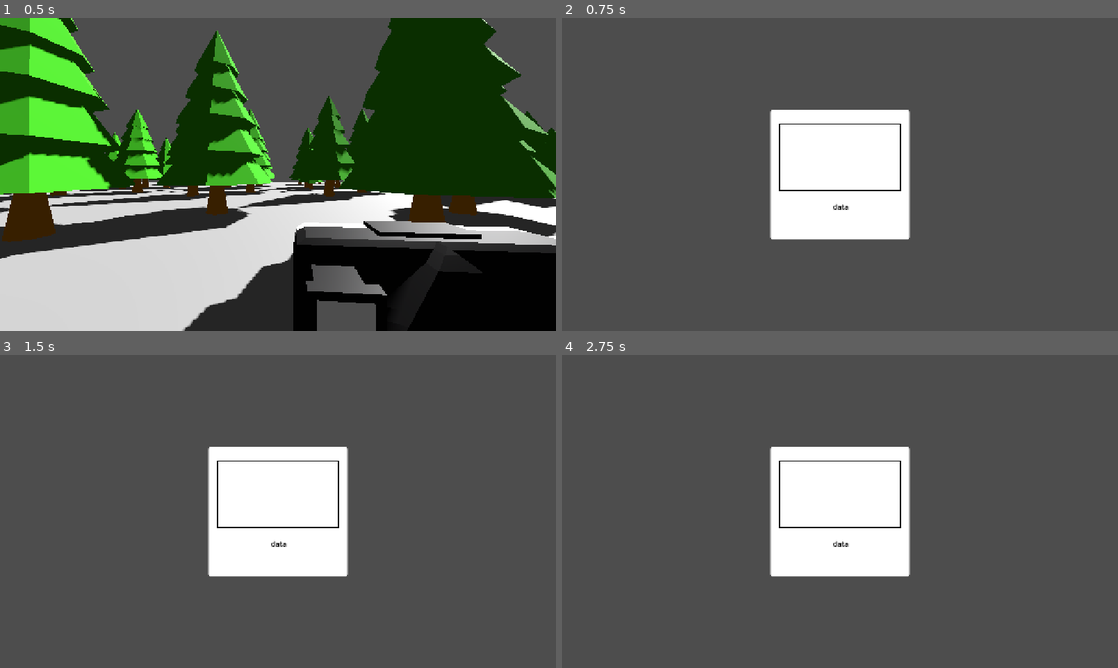
Above: before the commit, frames 1-4 (two rows, left to right).
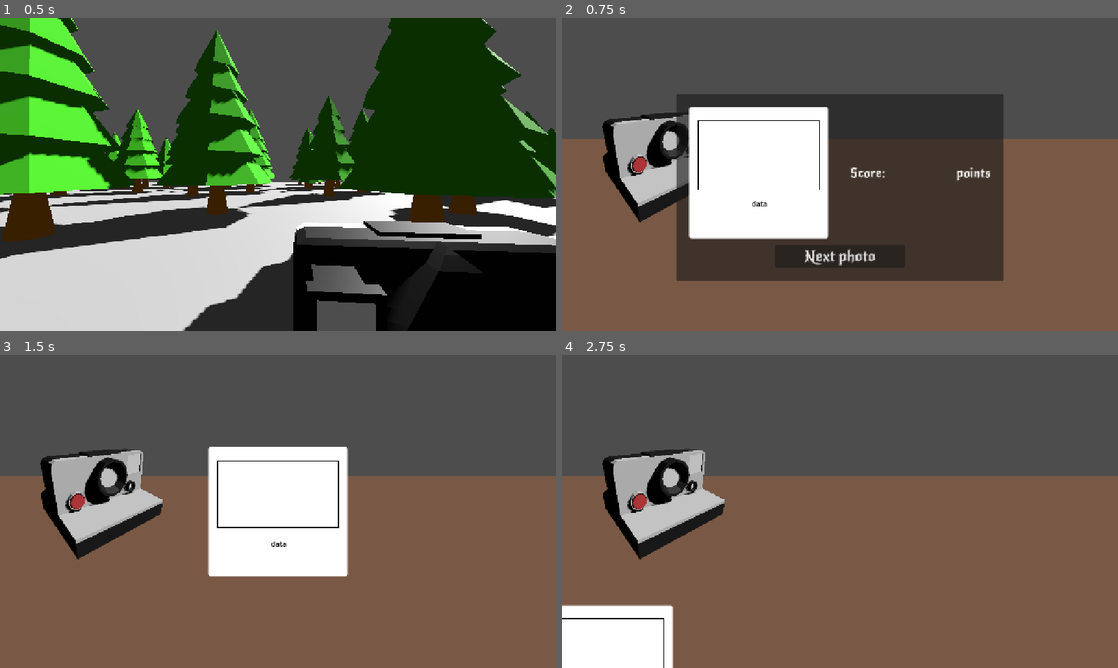
Above: after the commit, the same moments.

Repository: Chrisieee/godot-wild-jam-game-retro
Game: Godot game, scene res://scenes/level_1.tscn
Two runs of this game, one before a commit and one after it. Both use one fixed random seed, a clock stepped at 60 frames per second and the inputs below.
Inputs (mouse positions are in pixels of both pictures, inside the frame that each line leads up to):
- Up to frame 1 (0.5 s): no input
- Up to frame 2 (0.75 s): tap Enter (develop) at 0.5 s; move the mouse to (962, 158) at 0.52 s; hold D (right) from 0.53 s (still down); hold Right mouse button (camera) from 0.53 s (still down); click (962, 158) at 0.67 s
- Up to frame 3 (1.5 s): tap Enter (develop) at 0.8 s; release D (right) at 1.25 s; release Right mouse button (camera) at 1.25 s; click (278, 592) at 1.25 s, where only the run after the commit has a clickable "Next photo"
- Up to frame 4 (2.75 s): tap Space (photo) at 2, 2.3 s; move the mouse to (728, 527) at 2.02 s; hold S (back) from 2.03 s (still down); tap Enter (develop) at 2.1 s; click (728, 527) at 2.17 s

Frame 1 is identical in both runs. In frame 2, 66% of the frame differs, in the area x 0-100%, y 24-100%; in frame 3, 55%; in frame 4, 65%.
Error before the commit: Out of bounds get index '0' (on base: 'Array[PhotoData]') (res://scripts/develop/developManager.gd:9)

Commit message:
update score mechanic

Diff:
--- a/parts/player.tscn
+++ b/parts/player.tscn
@@ -90,10 +90,7 @@
 [node name="camera" type="Node3D" parent="head" unique_id=709149958]
 script = ExtResource("2_aaff8")
 
-[node name="RayCast3D" type="RayCast3D" parent="head" unique_id=1831728318]
-
 [node name="SubViewport" type="SubViewport" parent="head" unique_id=426541060]
-transparent_bg = true
 size = Vector2i(1280, 720)
 render_target_update_mode = 4
 
--- /dev/null
+++ b/parts/polaroid.tscn
@@ -0,0 +1,108 @@
+[gd_scene format=3 uid="uid://ckjm0n2nq6wvt"]
+
+[ext_resource type="Script" uid="uid://cxdcb0m0nmrem" path="res://scripts/develop/polaroid.gd" id="1_crlut"]
+
+[sub_resource type="StyleBoxFlat" id="StyleBoxFlat_eq7tb"]
+bg_color = Color(1, 1, 1, 1)
+corner_radius_top_left = 5
+corner_radius_top_right = 5
+corner_radius_bottom_right = 5
+corner_radius_bottom_left = 5
+
+[sub_resource type="StyleBoxFlat" id="StyleBoxFlat_ptjpa"]
+bg_color = Color(1, 1, 1, 0.79607844)
+border_width_left = 2
+border_width_top = 2
+border_width_right = 2
+border_width_bottom = 2
+border_color = Color(0, 0, 0, 1)
+
+[sub_resource type="StyleBoxFlat" id="StyleBoxFlat_lfxu0"]
+bg_color = Color(1, 1, 1, 1)
+
+[sub_resource type="StyleBoxFlat" id="StyleBoxFlat_vqp5a"]
+bg_color = Color(0.6, 0.6, 0.6, 0)
+border_width_left = 2
+border_width_top = 2
+border_width_right = 2
+border_width_bottom = 2
+border_color = Color(0, 0, 0, 1)
+
+[sub_resource type="LabelSettings" id="LabelSettings_ag2cp"]
+font_color = Color(0, 0, 0, 1)
+
+[node name="polaroid" type="Panel" unique_id=1730847234]
+anchors_preset = 8
+anchor_left = 0.5
+anchor_top = 0.5
+anchor_right = 0.5
+anchor_bottom = 0.5
+offset_left = -160.0
+offset_top = -148.5
+offset_right = 160.0
+offset_bottom = 148.5
+grow_horizontal = 2
+grow_vertical = 2
+theme_override_styles/panel = SubResource("StyleBoxFlat_eq7tb")
+script = ExtResource("1_crlut")
+
+[node name="MarginContainer" type="MarginContainer" parent="." unique_id=301573806]
+layout_mode = 1
+anchors_preset = 15
+anchor_right = 1.0
+anchor_bottom = 1.0
+grow_horizontal = 2
+grow_vertical = 2
+theme_override_constants/margin_left = 20
+theme_override_constants/margin_top = 30
+theme_override_constants/margin_right = 20
+theme_override_constants/margin_bottom = 110
+
+[node name="Panel" type="Panel" parent="MarginContainer" unique_id=832132749]
+layout_mode = 2
+theme_override_styles/panel = SubResource("StyleBoxFlat_ptjpa")
+
+[node name="TextureRect" type="TextureRect" parent="MarginContainer/Panel" unique_id=645081713]
+layout_mode = 1
+anchors_preset = 15
+anchor_right = 1.0
+anchor_bottom = 1.0
+grow_horizontal = 2
+grow_vertical = 2
+expand_mode = 4
+stretch_mode = 5
+
+[node name="Overlay" type="Panel" parent="MarginContainer" unique_id=1063997656]
+layout_mode = 2
+theme_override_styles/panel = SubResource("StyleBoxFlat_lfxu0")
+
+[node name="Panel2" type="Panel" parent="MarginContainer/Overlay" unique_id=724729219]
+layout_mode = 0
+theme_override_styles/panel = SubResource("StyleBoxFlat_ptjpa")
+
+[node name="Panel2" type="Panel" parent="MarginContainer" unique_id=1927508825]
+layout_mode = 2
+theme_override_styles/panel = SubResource("StyleBoxFlat_vqp5a")
+
+[node name="Label" type="Label" parent="." unique_id=510211996]
+layout_mode = 0
+offset_left = 25.0
+offset_top = 200.0
+offset_right = 298.0
+offset_bottom = 245.0
+text = "data"
+label_settings = SubResource("LabelSettings_ag2cp")
+horizontal_alignment = 1
+vertical_alignment = 1
+
+[node name="polScoreLabel" type="Label" parent="." unique_id=1602016338]
+visible = false
+layout_mode = 0
+offset_left = 25.0
+offset_top = 245.0
+offset_right = 298.0
+offset_bottom = 290.0
+text = "data"
+label_settings = SubResource("LabelSettings_ag2cp")
+horizontal_alignment = 1
+vertical_alignment = 1
--- /dev/null
+++ b/parts/scoreLabel.tscn
@@ -0,0 +1,38 @@
+[gd_scene format=3 uid="uid://dd050pjj1yrq6"]
+
+[ext_resource type="FontFile" uid="uid://bkd268sfppacl" path="res://fonts/NewRocker-Regular.ttf" id="1_7q1iy"]
+
+[sub_resource type="LabelSettings" id="LabelSettings_5w07v"]
+font = ExtResource("1_7q1iy")
+font_size = 30
+
+[sub_resource type="LabelSettings" id="LabelSettings_3oj3p"]
+font = ExtResource("1_7q1iy")
+font_size = 30
+
+[node name="scoreLabel" type="HBoxContainer" unique_id=1631263832]
+anchors_preset = 15
+anchor_right = 1.0
+anchor_bottom = 1.0
+grow_horizontal = 2
+grow_vertical = 2
+size_flags_horizontal = 3
+size_flags_vertical = 3
+theme_override_constants/separation = 15
+
+[node name="Label" type="Label" parent="." unique_id=698484275]
+custom_minimum_size = Vector2(200, 0)
+layout_mode = 2
+size_flags_horizontal = 3
+size_flags_vertical = 1
+text = "Score:"
+label_settings = SubResource("LabelSettings_5w07v")
+vertical_alignment = 1
+
+[node name="Label2" type="Label" parent="." unique_id=373267158]
+layout_mode = 2
+size_flags_vertical = 1
+text = "points"
+label_settings = SubResource("LabelSettings_3oj3p")
+horizontal_alignment = 1
+vertical_alignment = 1
--- a/parts/tree1.tscn
+++ b/parts/tree1.tscn
@@ -1,7 +1,7 @@
 [gd_scene format=3 uid="uid://dxshh2cg0x4ln"]
 
 [ext_resource type="ArrayMesh" uid="uid://dwub04mmcvtv4" path="res://objects/tree.obj" id="1_ggy74"]
-[ext_resource type="Script" uid="uid://6jr7qs8mhr22" path="res://scripts/camera/photoObject.gd" id="1_x0foc"]
+[ext_resource type="Script" uid="uid://6jr7qs8mhr22" path="res://scripts/score/photoObject.gd" id="1_x0foc"]
 [ext_resource type="Material" uid="uid://edqy30bj6yt4" path="res://textures/leaves.tres" id="2_x0foc"]
 [ext_resource type="Material" uid="uid://6lfhcsfrils6" path="res://textures/trunk.tres" id="3_k1kyq"]
 
@@ -11,7 +11,7 @@
 [node name="tree" type="StaticBody3D" unique_id=1394198399]
 script = ExtResource("1_x0foc")
 objectName = "tree"
-points = 5
+points = 50
 
 [node name="Tree" type="MeshInstance3D" parent="." unique_id=1579220133]
 mesh = ExtResource("1_ggy74")
@@ -25,3 +25,25 @@
 [node name="CollisionShape3D" type="CollisionShape3D" parent="." unique_id=1922411721]
 transform = Transform3D(0.99999994, 0, 0, 0, 0.99999994, 0, 0, 0, 1, 0.0105629265, 4.2384653, 0.012390137)
 shape = SubResource("BoxShape3D_lglir")
+
+[node name="photoPoints" type="Node3D" parent="." unique_id=1236407293]
+
+[node name="top" type="Marker3D" parent="photoPoints" unique_id=658640825]
+transform = Transform3D(1, 0, 0, 0, 1, 0, 0, 0, 1, 0, 8.441626, 0)
+
+[node name="bottom" type="Marker3D" parent="photoPoints" unique_id=1664870458]
+
+[node name="center" type="Marker3D" parent="photoPoints" unique_id=137145574]
+transform = Transform3D(1, 0, 0, 0, 1, 0, 0, 0, 1, 0, 4.3215027, 0)
+
+[node name="front" type="Marker3D" parent="photoPoints" unique_id=1006181060]
+transform = Transform3D(1, 0, 0, 0, 1, 0, 0, 0, 1, 2.1938016, 1.6025581, 0)
+
+[node name="back" type="Marker3D" parent="photoPoints" unique_id=21326982]
+transform = Transform3D(1, 0, 0, 0, 1, 0, 0, 0, 1, -2.2238529, 1.6025581, 0)
+
+[node name="left" type="Marker3D" parent="photoPoints" unique_id=1295098733]
+transform = Transform3D(1, 0, 0, 0, 1, 0, 0, 0, 1, 0.010017395, 1.6025581, 2.1814203)
+
+[node name="right" type="Marker3D" parent="photoPoints" unique_id=1634121272]
+transform = Transform3D(1, 0, 0, 0, 1, 0, 0, 0, 1, 0.010017395, 1.6025581, -2.1556559)
--- a/project.godot
+++ b/project.godot
@@ -19,6 +19,7 @@
 
 PhotoManager="*uid://8gljy0bqwixn"
 GameManager="*uid://c7bjyse7jway7"
+ScoreManager="*uid://crgv2hollqu88"
 
 [display]
 
--- a/scenes/develop.tscn
+++ b/scenes/develop.tscn
@@ -1,114 +1,116 @@
 [gd_scene format=3 uid="uid://q3a2ads4fday"]
 
-[ext_resource type="Script" uid="uid://cxdcb0m0nmrem" path="res://scripts/develop/polaroid.gd" id="1_eq7tb"]
 [ext_resource type="Script" uid="uid://qh30ippddc81" path="res://scripts/develop/developManager.gd" id="1_ptjpa"]
+[ext_resource type="Script" uid="uid://dx85gkdkjf867" path="res://scripts/score/scoreView.gd" id="3_5yyuv"]
+[ext_resource type="PackedScene" uid="uid://ckjm0n2nq6wvt" path="res://parts/polaroid.tscn" id="3_ag2cp"]
+[ext_resource type="PackedScene" uid="uid://cmvweot2qii82" path="res://objects/camera.glb" id="3_ptjpa"]
+[ext_resource type="PackedScene" uid="uid://dd050pjj1yrq6" path="res://parts/scoreLabel.tscn" id="4_ag2cp"]
+[ext_resource type="FontFile" uid="uid://bkd268sfppacl" path="res://fonts/NewRocker-Regular.ttf" id="5_qne1y"]
+[ext_resource type="Script" uid="uid://dvovgynhniwo7" path="res://scripts/score/button.gd" id="6_c76t3"]
 
-[sub_resource type="StyleBoxFlat" id="StyleBoxFlat_eq7tb"]
-bg_color = Color(1, 1, 1, 1)
-corner_radius_top_left = 5
-corner_radius_top_right = 5
-corner_radius_bottom_right = 5
-corner_radius_bottom_left = 5
+[sub_resource type="StyleBoxFlat" id="StyleBoxFlat_hjb8m"]
+bg_color = Color(0.4759596, 0.35143566, 0.26927388, 1)
 
-[sub_resource type="StyleBoxFlat" id="StyleBoxFlat_ptjpa"]
-bg_color = Color(1, 1, 1, 0.79607844)
-border_width_left = 2
-border_width_top = 2
-border_width_right = 2
-border_width_bottom = 2
-border_color = Color(0, 0, 0, 1)
-
-[sub_resource type="StyleBoxFlat" id="StyleBoxFlat_lfxu0"]
-bg_color = Color(1, 1, 1, 1)
-
-[sub_resource type="StyleBoxFlat" id="StyleBoxFlat_vqp5a"]
-bg_color = Color(0.6, 0.6, 0.6, 0)
-border_width_left = 2
-border_width_top = 2
-border_width_right = 2
-border_width_bottom = 2
-border_color = Color(0, 0, 0, 1)
-
-[sub_resource type="LabelSettings" id="LabelSettings_ag2cp"]
-font_color = Color(0, 0, 0, 1)
+[sub_resource type="Environment" id="Environment_ptjpa"]
 
 [node name="develop" type="Node2D" unique_id=30682998]
 script = ExtResource("1_ptjpa")
 
 [node name="CanvasLayer" type="CanvasLayer" parent="." unique_id=1949002746]
 
-[node name="polaroid" type="Panel" parent="CanvasLayer" unique_id=1122810238]
+[node name="Panel" type="Panel" parent="CanvasLayer" unique_id=1623039933]
+offset_left = 1.0
+offset_top = 279.0
+offset_right = 1285.0
+offset_bottom = 722.0
+theme_override_styles/panel = SubResource("StyleBoxFlat_hjb8m")
+
+[node name="SubViewportContainer" type="SubViewportContainer" parent="CanvasLayer" unique_id=388069976]
+anchors_preset = 4
+anchor_top = 0.5
+anchor_bottom = 0.5
+offset_top = -240.0
+offset_right = 400.0
+offset_bottom = 160.0
+grow_vertical = 2
+
+[node name="SubViewport" type="SubViewport" parent="CanvasLayer/SubViewportContainer" unique_id=467850731]
+transparent_bg = true
+handle_input_locally = false
+size = Vector2i(500, 500)
+render_target_update_mode = 4
+
+[node name="camera" parent="CanvasLayer/SubViewportContainer/SubViewport" unique_id=1162581993 instance=ExtResource("3_ptjpa")]
+
+[node name="Camera3D" type="Camera3D" parent="CanvasLayer/SubViewportContainer/SubViewport" unique_id=1031312640]
+transform = Transform3D(0.60367084, -0.32620975, 0.72743994, -4.8612534e-08, 0.912455, 0.40917712, -0.7972337, -0.24700832, 0.55082244, 14.472059, 7.273002, 10.927212)
+
+[node name="DirectionalLight3D" type="DirectionalLight3D" parent="CanvasLayer/SubViewportContainer/SubViewport" unique_id=1198973158]
+transform = Transform3D(0.7826234, -0.3212085, 0.533222, -0.6224955, -0.40383473, 0.67038566, 0, -0.85658777, -0.51600134, 90.65668, 71.2511, 0)
+light_energy = 0.932
+shadow_enabled = true
+shadow_blur = 2.711
+
+[node name="WorldEnvironment" type="WorldEnvironment" parent="CanvasLayer/SubViewportContainer/SubViewport" unique_id=776782427]
+environment = SubResource("Environment_ptjpa")
+
+[node name="scoreView" type="Panel" parent="CanvasLayer" unique_id=359580652]
 anchors_preset = 8
 anchor_left = 0.5
 anchor_top = 0.5
 anchor_right = 0.5
 anchor_bottom = 0.5
-offset_left = -160.0
-offset_top = -148.5
-offset_right = 160.0
-offset_bottom = 148.5
+offset_left = -377.0
+offset_top = -184.75
+offset_right = 377.0
+offset_bottom = 245.0
 grow_horizontal = 2
 grow_vertical = 2
-theme_override_styles/panel = SubResource("StyleBoxFlat_eq7tb")
-script = ExtResource("1_eq7tb")
+script = ExtResource("3_5yyuv")
 
-[node name="MarginContainer" type="MarginContainer" parent="CanvasLayer/polaroid" unique_id=461673452]
+[node name="MarginContainer" type="MarginContainer" parent="CanvasLayer/scoreView" unique_id=879241453]
 layout_mode = 1
 anchors_preset = 15
 anchor_right = 1.0
 anchor_bottom = 1.0
 grow_horizontal = 2
 grow_vertical = 2
-theme_override_constants/margin_left = 20
+theme_override_constants/margin_left = 30
 theme_override_constants/margin_top = 30
-theme_override_constants/margin_right = 20
-theme_override_constants/margin_bottom = 110
+theme_override_constants/margin_right = 30
+theme_override_constants/margin_bottom = 30
 
-[node name="Panel" type="Panel" parent="CanvasLayer/polaroid/MarginContainer" unique_id=709949206]
+[node name="VBoxContainer" type="VBoxContainer" parent="CanvasLayer/scoreView/MarginContainer" unique_id=625219381]
 layout_mode = 2
-theme_override_styles/panel = SubResource("StyleBoxFlat_ptjpa")
+theme_override_constants/separation = 15
 
-[node name="TextureRect" type="TextureRect" parent="CanvasLayer/polaroid/MarginContainer/Panel" unique_id=197057972]
-layout_mode = 1
-anchors_preset = 15
-anchor_right = 1.0
-anchor_bottom = 1.0
-grow_horizontal = 2
-grow_vertical = 2
-expand_mode = 4
-stretch_mode = 5
+[node name="HBoxContainer" type="HBoxContainer" parent="CanvasLayer/scoreView/MarginContainer/VBoxContainer" unique_id=1781796569]
+layout_mode = 2
+size_flags_vertical = 3
+theme_override_constants/separation = 50
 
-[node name="Overlay" type="Panel" parent="CanvasLayer/polaroid/MarginContainer" unique_id=1173428039]
+[node name="scorePolaroid" parent="CanvasLayer/scoreView/MarginContainer/VBoxContainer/HBoxContainer" unique_id=1730847234 instance=ExtResource("3_ag2cp")]
+custom_minimum_size = Vector2(320, 0)
 layout_mode = 2
-theme_override_styles/panel = SubResource("StyleBoxFlat_lfxu0")
+script = null
 
-[node name="Panel2" type="Panel" parent="CanvasLayer/polaroid/MarginContainer/Overlay" unique_id=1666127644]
-layout_mode = 0
-theme_override_styles/panel = SubResource("StyleBoxFlat_ptjpa")
+[node name="VBoxContainer" type="VBoxContainer" parent="CanvasLayer/scoreView/MarginContainer/VBoxContainer/HBoxContainer" unique_id=1607332394]
+layout_mode = 2
+size_flags_horizontal = 3
 
-[node name="Panel2" type="Panel" parent="CanvasLayer/polaroid/MarginContainer" unique_id=1187668014]
+[node name="scoreLabelEnd" parent="CanvasLayer/scoreView/MarginContainer/VBoxContainer/HBoxContainer/VBoxContainer" unique_id=1631263832 instance=ExtResource("4_ag2cp")]
 layout_mode = 2
-theme_override_styles/panel = SubResource("StyleBoxFlat_vqp5a")
 
-[node name="Label" type="Label" parent="CanvasLayer/polaroid" unique_id=23213812]
-layout_mode = 0
-offset_left = 25.0
-offset_top = 200.0
-offset_right = 298.0
-offset_bottom = 245.0
-text = "data"
-label_settings = SubResource("LabelSettings_ag2cp")
-horizontal_alignment = 1
-vertical_alignment = 1
+[node name="Button" type="Button" parent="CanvasLayer/scoreView/MarginContainer/VBoxContainer" unique_id=1021201685]
+custom_minimum_size = Vector2(300, 0)
+custom_maximum_size = Vector2(300, -1)
+layout_mode = 2
+size_flags_horizontal = 4
+size_flags_vertical = 4
+theme_override_fonts/font = ExtResource("5_qne1y")
+theme_override_font_sizes/font_size = 35
+text = "Next photo"
+script = ExtResource("6_c76t3")
 
-[node name="scoreLabel" type="Label" parent="CanvasLayer/polaroid" unique_id=1732826584]
+[node name="polaroid" parent="CanvasLayer" unique_id=372901086 instance=ExtResource("3_ag2cp")]
 visible = false
-layout_mode = 0
-offset_left = 25.0
-offset_top = 245.0
-offset_right = 298.0
-offset_bottom = 290.0
-text = "data"
-label_settings = SubResource("LabelSettings_ag2cp")
-horizontal_alignment = 1
-vertical_alignment = 1
--- a/scripts/camera/camera.gd
+++ b/scripts/camera/camera.gd
@@ -33,24 +33,21 @@
 func make_photo():
 	var photo := PhotoData.new()
 
-	var camera = $"../SubViewport/photoCamera"
-	var viewportSize = camera.get_viewport().get_visible_rect().size
-	var visibleObjects = []
-
-	for object in get_tree().get_nodes_in_group("photoObjects"):
-		if camera.is_position_behind(object.global_position):
-			continue
-
-		var screenPos = camera.unproject_position(object.global_position)
-
-		if Rect2(Vector2.ZERO, viewportSize).has_point(screenPos):
-			visibleObjects.append(object)
-
-	var score = 0
-	for object in visibleObjects:
-		score += object.points
-
-	photo.score = score
+	#var camera = $"../SubViewport/photoCamera"
+	#var viewportSize = camera.get_viewport().get_visible_rect().size
+	#var visibleObjects = []
+#
+	#for object in get_tree().get_nodes_in_group("photoObjects"):
+		#if camera.is_position_behind(object.global_position):
+			#continue
+		#
+		#var screenPos = camera.unproject_position(object.global_position)
+		#
+		#if Rect2(Vector2.ZERO, viewportSize).has_point(screenPos):
+			#visibleObjects.append(object)
+		#
+	#for object in visibleObjects:
+		#photo.objects.append(object)
 
 	photo.image = $"../SubViewport".get_texture().get_image()
 	photo.texture = ImageTexture.create_from_image(photo.image)
@@ -62,6 +59,8 @@
 	remainingPhotos -= 1
 	label.text = str(remainingPhotos)
 
+	photo.score = ScoreManager.calculate_score(photo)
+
 	print(photo.score)
 
 	lower_camera()
--- a/scripts/develop/developManager.gd
+++ b/scripts/develop/developManager.gd
@@ -1,24 +1,14 @@
 extends Node2D
 
-@onready var polaroid := $CanvasLayer/polaroid/MarginContainer/Panel/TextureRect
-@onready var label := $CanvasLayer/polaroid/Label
+@onready var polaroid := $CanvasLayer/polaroid
+@onready var scoreView = $CanvasLayer/scoreView
 
 var lastPhoto
 
 func _ready():
-	polaroid.texture = PhotoManager.photos[0].texture
-	var bias = Time.get_time_zone_from_system().bias * 60
-	var localTime = PhotoManager.photos[0].timeTaken + bias
-
-	var date = Time.get_datetime_dict_from_unix_time(localTime)
-	label.text = "%02d-%02d-%04d %02d:%02d:%02d" % [date.day, date.month, date.year, date.hour, date.minute, date.second]
-
 	lastPhoto = 0
-
-	var string = "Score: %d" % [PhotoManager.photos[0].score]
-	print(string)
-	$CanvasLayer/polaroid/scoreLabel.text = string
+	polaroid.next_photo(lastPhoto)
 
 func next():
 	lastPhoto += 1
-	$CanvasLayer/polaroid.next_photo(lastPhoto)
+	scoreView.show_full_score(lastPhoto)
--- a/scripts/develop/polaroid.gd
+++ b/scripts/develop/polaroid.gd
@@ -1,4 +1,8 @@
 extends Panel
+
+@onready var scoreLabel = $polScoreLabel
+@onready var mask = $MarginContainer/Overlay
+@onready var scoreView = $"../../.."
 
 var startPosition: Vector2
 var endPosition
@@ -19,7 +23,7 @@
 		progress += mouse.distance_to(lastMouse) * 0.0005
 		progress = clamp(progress, 0.0, 1.0)
 
-		$MarginContainer/Overlay.modulate.a = lerp(1.0, 0.0, progress)
+		mask.modulate.a = lerp(1.0, 0.0, progress)
 
 	if progress == 1 && not callingNext:
 		callingNext = true
@@ -28,31 +32,33 @@
 	lastMouse = mouse
 
 func show_score():
-	$scoreLabel.visible = true
-	await get_tree().create_timer(5).timeout
+	scoreLabel.visible = true
+	await get_tree().create_timer(2).timeout
 
 	$"../..".next()
 
 func next_photo(photo):
-	var tween = create_tween()
+	if photo != 0:
+		var tween = create_tween()
 
-	tween.tween_interval(1.0)
-	tween.tween_property(self, "position", endPosition, 0.7)
+		tween.tween_interval(1.0)
+		tween.tween_property(self, "position", endPosition, 0.7)
 
-	await tween.finished
-	callingNext = false
+		await tween.finished
+		callingNext = false
 
 	if photo >= PhotoManager.photos.size():
 		print("klaar")
 		return
 
+	scoreLabel.visible = false
 	position = startPosition
 	rotation = 0
 	scale = Vector2.ONE
 	modulate.a = 1.0
 	visible = true
 	progress = 0.0
-	$MarginContainer/Overlay.modulate.a = lerp(1.0, 0.0, progress)
+	mask.modulate.a = lerp(1.0, 0.0, progress)
 
 	$MarginContainer/Panel/TextureRect.texture = PhotoManager.photos[photo].texture
 
@@ -62,7 +68,5 @@
 	var date = Time.get_datetime_dict_from_unix_time(localTime)
 	$Label.text = "%02d-%02d-%04d %02d:%02d:%02d" % [date.day, date.month, date.year, date.hour, date.minute, date.second]
 
-	var formatString = "score: %s"
-	var string = formatString % [PhotoManager.photos[photo].score]
-	print(string)
-	$scoreLabel.text = string
+	var string = "Score: %d" % [PhotoManager.photos[photo].score]
+	scoreLabel.text = string
--- /dev/null
+++ b/scripts/score/button.gd
@@ -0,0 +1,11 @@
+extends Button
+
+@onready var scoreView = $"../../.."
+@onready var polaroid := $"../../../../polaroid"
+var lastPhoto
+
+func _pressed():
+	scoreView.visible = false
+	polaroid.visible = true
+
+	polaroid.next_photo(lastPhoto)
--- a/scripts/camera/photoData.gd
+++ b/scripts/score/photoData.gd
@@ -8,4 +8,6 @@
 var timeTaken: float
 var map
 
-var objects: Array[PhotoObject] = []
+var objects: Array[PhotoObjectResult] = []
+
+var scoreReasons := []
--- /dev/null
+++ b/scripts/score/photoObjectResult.gd
@@ -0,0 +1,5 @@
+extends Resource
+class_name PhotoObjectResult
+
+var object: PhotoObject
+var visibility: float
--- /dev/null
+++ b/scripts/score/scoreManager.gd
@@ -0,0 +1,57 @@
+extends Node
+
+func calculate_score(photo):
+	check_objects(photo)
+
+	var score = 0
+
+	for object in photo.objects:
+		score += roundi(object.object.points * object.visibility)
+
+		photo.scoreReasons.append({
+			"name": object.object.objectName,
+			"points": score
+		})
+		print(score)
+
+	return score
+
+
+func check_objects(photo):
+	var camera = get_tree().current_scene.get_node("player/head/SubViewport/photoCamera")
+	var player = get_tree().current_scene.get_node("player")
+	var viewportSize = camera.get_viewport().get_visible_rect().size
+	var spaceState = camera.get_world_3d().direct_space_state
+
+	for object in get_tree().get_nodes_in_group("photoObjects"):
+		if camera.is_position_behind(object.global_position):
+			continue
+
+		var screenPos = camera.unproject_position(object.global_position)
+
+		if !Rect2(Vector2.ZERO, viewportSize).has_point(screenPos):
+			continue
+
+		var visiblePoints = 0
+		var photoPoints = object.get_node("photoPoints").get_children()
+
+		for point in photoPoints:
+			var query = PhysicsRayQueryParameters3D.create(
+				camera.global_position,
+				point.global_position
+			)
+			query.exclude = [camera, player]
+
+			var result = spaceState.intersect_ray(query)
+
+			if result and result.collider == object:
+				visiblePoints += 1
+
+		var visibility = float(visiblePoints) / photoPoints.size()
+
+		if visibility >= 0.5:
+			var result = PhotoObjectResult.new()
+			result.object = object
+			result.visibility = visibility
+
+			photo.objects.append(result)
--- /dev/null
+++ b/scripts/score/scoreView.gd
@@ -0,0 +1,33 @@
+extends Panel
+
+@onready var polaroid := $"../polaroid"
+@onready var scorePolaroid = $MarginContainer/VBoxContainer/HBoxContainer/scorePolaroid
+@onready var mask = $MarginContainer/VBoxContainer/HBoxContainer/scorePolaroid/MarginContainer/Overlay
+@onready var texture = $MarginContainer/VBoxContainer/HBoxContainer/scorePolaroid/MarginContainer/Panel/TextureRect
+@onready var label = $MarginContainer/VBoxContainer/HBoxContainer/scorePolaroid/Label
+@onready var scoreLabelEnd = $MarginContainer/VBoxContainer/HBoxContainer/VBoxContainer/scoreLabelEnd
+
+func show_full_score(photo):
+	polaroid.visible = false
+	mask.modulate.a = 0
+
+	texture.texture = PhotoManager.photos[photo - 1].texture
+
+	var bias = Time.get_time_zone_from_system().bias * 60
+	var localTime = PhotoManager.photos[photo - 1].timeTaken + bias
+
+	var date = Time.get_datetime_dict_from_unix_time(localTime)
+	label.text = "%02d-%02d-%04d %02d:%02d:%02d" % [date.day, date.month, date.year, date.hour, date.minute, date.second]
+
+	var string = "Score: %d" % [PhotoManager.photos[photo - 1].score]
+	scorePolaroid.get_node("polScoreLabel").text = string
+	scorePolaroid.get_node("polScoreLabel").visible = true
+
+	visible = true
+
+	show_score_reason(photo)
+
+	$MarginContainer/VBoxContainer/Button.lastPhoto = photo
+
+func show_score_reason(photo):
+	scoreLabelEnd.get_node("Label2").text = str(PhotoManager.photos[photo - 1].score)
Binary file added: fonts/NewRocker-Regular.ttf
Not shown, added: fonts/NewRocker-Regular.ttf.import
Not shown, changed: objects/camera.glb.import
Not shown: 1 places in parts/player.tscn that only renumber resources
Binary file removed: scripts/camera/camera.glb
Not shown, removed: scripts/camera/camera.glb.import
Not shown, added: scripts/score/button.gd.uid
Renamed: scripts/camera/photoData.gd.uid -> scripts/score/photoData.gd.uid
Renamed: scripts/camera/photoObject.gd -> scripts/score/photoObject.gd
Renamed: scripts/camera/photoObject.gd.uid -> scripts/score/photoObject.gd.uid
Not shown, added: scripts/score/photoObjectResult.gd.uid
Not shown, added: scripts/score/scoreManager.gd.uid
(and 1 more such lines)
